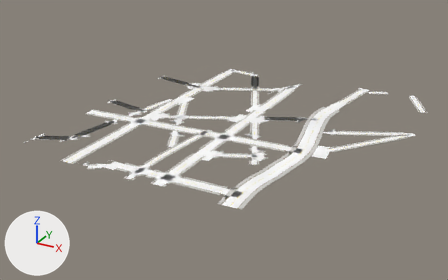
An edit to the glTF model game/assets/city/roads/roads_-1_-2.gltf, drawn before and after from the same camera.
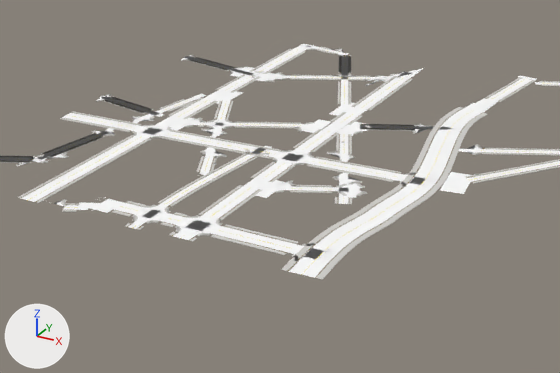
Each version appears first whole from a 50 mm lens placed at (174.0, -85.0, 385.0), pointed at (-280.0, 740.0, -28.0), and next in a close-up on the part from 11% to 86% of the width and 15% to 95% of the height. Every picture has the same lights, and +X, +Y and +Z are marked at lower left. The first two pictures are the older version. Objects named as collision shapes, trigger or cutter boxes, shadow casters or lower levels of detail are left out. Vertices at exactly the same position are counted once.

The scene before the commit, as lines of its bpy script (objects in view):
```python
me_roads__1__2_sh_kerb = bpy.data.meshes.new('roads_-1_-2_SH_kerb')
me_roads__1__2_sh_kerb.from_pydata(...)  # 7190 vertices, 8944 faces; spans x -512.0..-3.0, y 506.0..1026.0, z 0.0
me_roads__1__2_sh_kerb.materials.append(mat_sh_kerb)  # light grey #cecdca
me_roads__1__2_sh_sidewalk = bpy.data.meshes.new('roads_-1_-2_SH_sidewalk')
me_roads__1__2_sh_sidewalk.from_pydata(...)  # 8066 vertices, 8944 faces; spans x -512.0..0.0, y 504.0..1029.0, z 0.0
me_roads__1__2_sh_sidewalk.materials.append(mat_sh_sidewalk)  # light grey #d4d2ce
me_roads__1__2_sh_wet_asphalt = bpy.data.meshes.new('roads_-1_-2_SH_wet_asphalt')
me_roads__1__2_sh_wet_asphalt.from_pydata(...)  # 21923 vertices, 39067 faces; spans x -516.0..6.0, y 506.0..1031.0, z 0.0
me_roads__1__2_sh_wet_asphalt.materials.append(mat_sh_wet_asphalt)
ob_roads__1__2_sh_kerb = bpy.data.objects.new('roads_-1_-2_SH_kerb', me_roads__1__2_sh_kerb)
ob_roads__1__2_sh_kerb.location = (0.0, 0.0, 0.0)
ob_roads__1__2_sh_sidewalk = bpy.data.objects.new('roads_-1_-2_SH_sidewalk', me_roads__1__2_sh_sidewalk)
ob_roads__1__2_sh_sidewalk.location = (0.0, 0.0, 0.0)
ob_roads__1__2_sh_wet_asphalt = bpy.data.objects.new('roads_-1_-2_SH_wet_asphalt', me_roads__1__2_sh_wet_asphalt)
ob_roads__1__2_sh_wet_asphalt.location = (0.0, 0.0, 0.0)
# also in view: 'roads_-1_-2_Road_Tactile_Strip' at (-257.0, 767.0, 0.0)
```
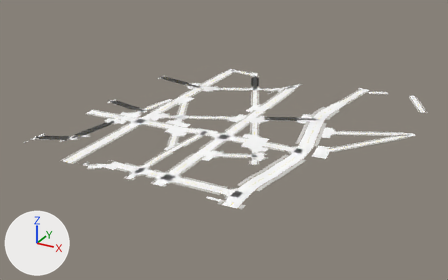
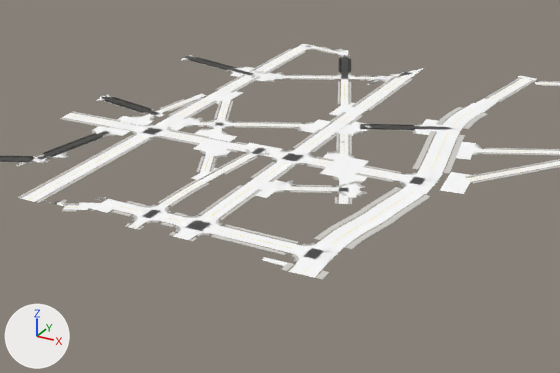
Where the change shows, as pixel boxes (x1, y1, x2, y2) in the close-ups (560 x 373 px; the box of a moved part takes in the faces that stretch with it):
part 1 of me_roads__1__2_sh_sidewalk, cut back
    before: (110, 120, 449, 197)
part 2 of me_roads__1__2_sh_sidewalk, deleted
    before: (333, 55, 360, 80)
part 3 of me_roads__1__2_sh_sidewalk, deleted
    before: (288, 239, 352, 272)
part 4 of me_roads__1__2_sh_sidewalk, reshaped
    before: (431, 122, 470, 135)
    after: (436, 122, 470, 129)
part 5 of me_roads__1__2_sh_wet_asphalt, moved or reshaped
    before: (199, 125, 475, 181)
    after: (192, 119, 476, 194)
part 6 of me_roads__1__2_sh_wet_asphalt, moved or reshaped
    before: (105, 118, 151, 134)
    after: (93, 116, 153, 136)
part 7 of me_roads__1__2_sh_wet_asphalt, moved or reshaped (not visible before)
    after: (262, 241, 320, 266)

What changed in the scene script:
```text
Change me_roads__1__2_sh_sidewalk:
    used by ob_roads__1__2_sh_sidewalk; location = (0.0, 0.0, 0.0)
    remove me_roads__1__2_sh_sidewalk.from_pydata(...)  # 8066 vertices, 8944 faces; spans x -512.0..0.0, y 504.0..1029.0, z 0.0
    add me_roads__1__2_sh_sidewalk.from_pydata(...)  # 7808 vertices, 8536 faces; spans x -512.0..0.0, y 504.0..1029.0, z 0.0
    me_roads__1__2_sh_sidewalk part 1: 169 vertices removed from x -446.0..-111.0, y 615.0..724.0, z 0.0; 1 vertex added at x -117.0, y 678.0, z 0.0
    me_roads__1__2_sh_sidewalk part 2: 42 vertices removed from x -355.0..-300.0, y 912.0..999.0, z 0.0
    me_roads__1__2_sh_sidewalk part 3: 36 vertices removed from x -163.0..-129.0, y 524.0..555.0, z 0.0
    me_roads__1__2_sh_sidewalk part 4: 16 vertices removed from x -170.0..-135.0, y 825.0..841.0, z 0.0; 4 vertices added at x -170.0..-136.0, y 838.0..840.0, z 0.0
Change me_roads__1__2_sh_wet_asphalt:
    used by ob_roads__1__2_sh_wet_asphalt; location = (0.0, 0.0, 0.0)
    remove me_roads__1__2_sh_wet_asphalt.from_pydata(...)  # 21923 vertices, 39067 faces; spans x -516.0..6.0, y 506.0..1031.0, z 0.0
    add me_roads__1__2_sh_wet_asphalt.from_pydata(...)  # 21933 vertices, 39075 faces; spans x -516.0..6.0, y 506.0..1031.0, z 0.0
    me_roads__1__2_sh_wet_asphalt part 5: 132 vertices moved from x -363.0..-112.0, y 622.0..832.0, z 0.0 to x -369.0..-109.0, y 611.0..850.0, z 0.0; 11 vertices removed from x -336.0..-117.0, y 623.0..721.0, z 0.0; 11 vertices added at x -345.0..-116.0, y 610.0..722.0, z 0.0
    me_roads__1__2_sh_wet_asphalt part 6: 21 vertices moved from x -457.0..-424.0, y 659.0..708.0, z 0.0 to x -462.0..-424.0, y 659.0..708.0, z 0.0; 10 vertices removed from x -451.0..-427.0, y 675.0..708.0, z 0.0; 10 vertices added at x -463.0..-422.0, y 674.0..708.0, z 0.0
    me_roads__1__2_sh_wet_asphalt part 7: 16 vertices moved from x -157.0..-135.0, y 527.0..551.0, z 0.0 to x -157.0..-135.0, y 519.0..561.0, z 0.0; 10 vertices added at x -182.0..-160.0, y 512.0..518.0, z 0.0
    other edits to the shape of me_roads__1__2_sh_wet_asphalt do not show in these pictures
```
